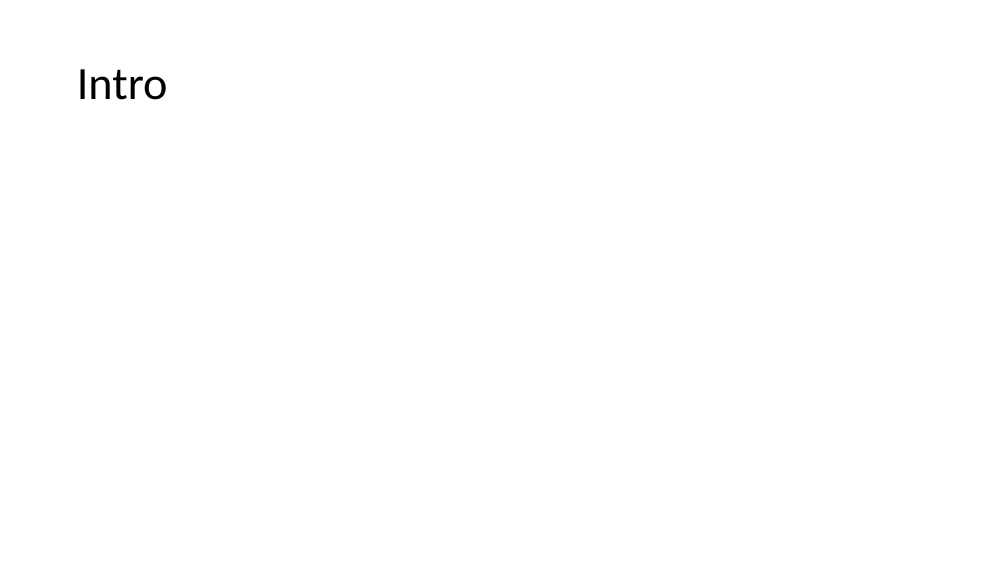
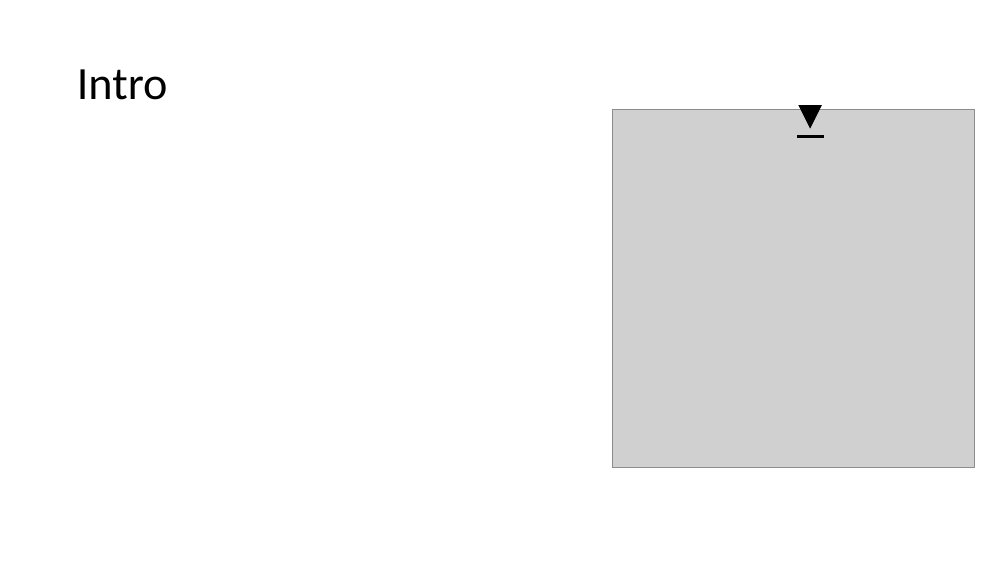
Before and after one commit to craigbrinkerhoff/RSK600, a slide deck: slide 1 of docs/Zappa_notes_2.pptx. Drawn at 1008x567 pixels with LibreOffice and Linux fonts; fonts in the diff are those of the drawing; grey boxes stand for pictures. Boxes give left, top, right and bottom in pixels: in the first picture for what was removed or moved away, otherwise in the second. Text is boxed around its words. In the diff, an @@ line names an element or a change of style, - is before the commit and + after.

```diff
--- a/docs/Zappa_notes_2.pptx
+++ b/docs/Zappa_notes_2.pptx
@@ group added at bbox=[613, 106, 974, 467]: 2 pictures, 1 triangle, 1 line @@
```
Also in this commit, not shown: 2 slides added, 3 slides removed, 28 other files.
